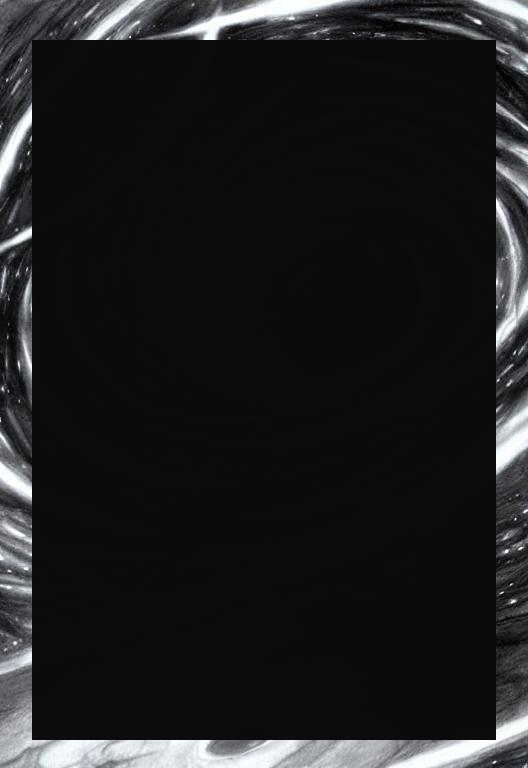
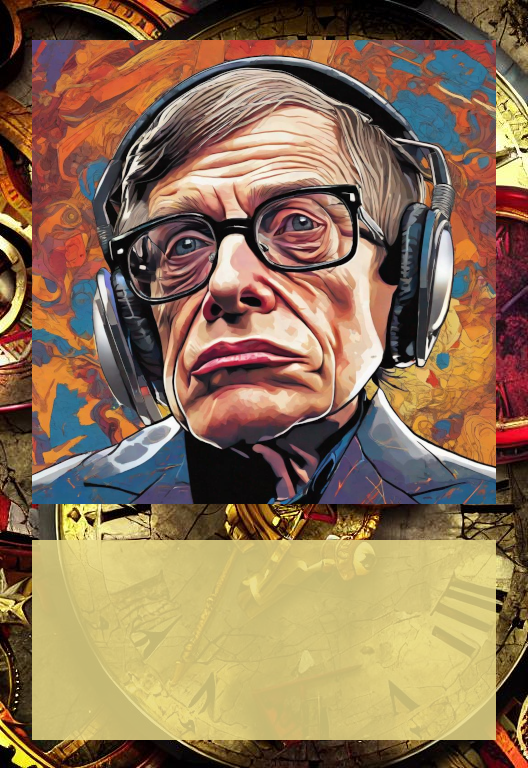
Layers edited between the first and the second 528 × 768 image:
hid "kópia Pozadie #1", opacity 99% → 85%, painted on it over [32, 40, 496, 740]
renamed "kópia kópia kópia kópia fd" to "kópia kópia kópia kópia kópia kópia kópia fd", showed it, opacity 99% → 85%, moved it above "image_7sytDqgj_1698180664540_raw.jpg", painted on it over [32, 540, 496, 740]
renamed "image_MC1_UsVq_1698180818871_raw-removebg-preview.png" to "image_7sytDqgj_1698180664540_raw.jpg", showed it, painted on it over [32, 40, 496, 504]
renamed "image_YoFa-uBL_1698181068081_raw.jpg" to "image_qOqrx6_v_1698182373226_raw.jpg", painted on it over [0, 0, 528, 768]
